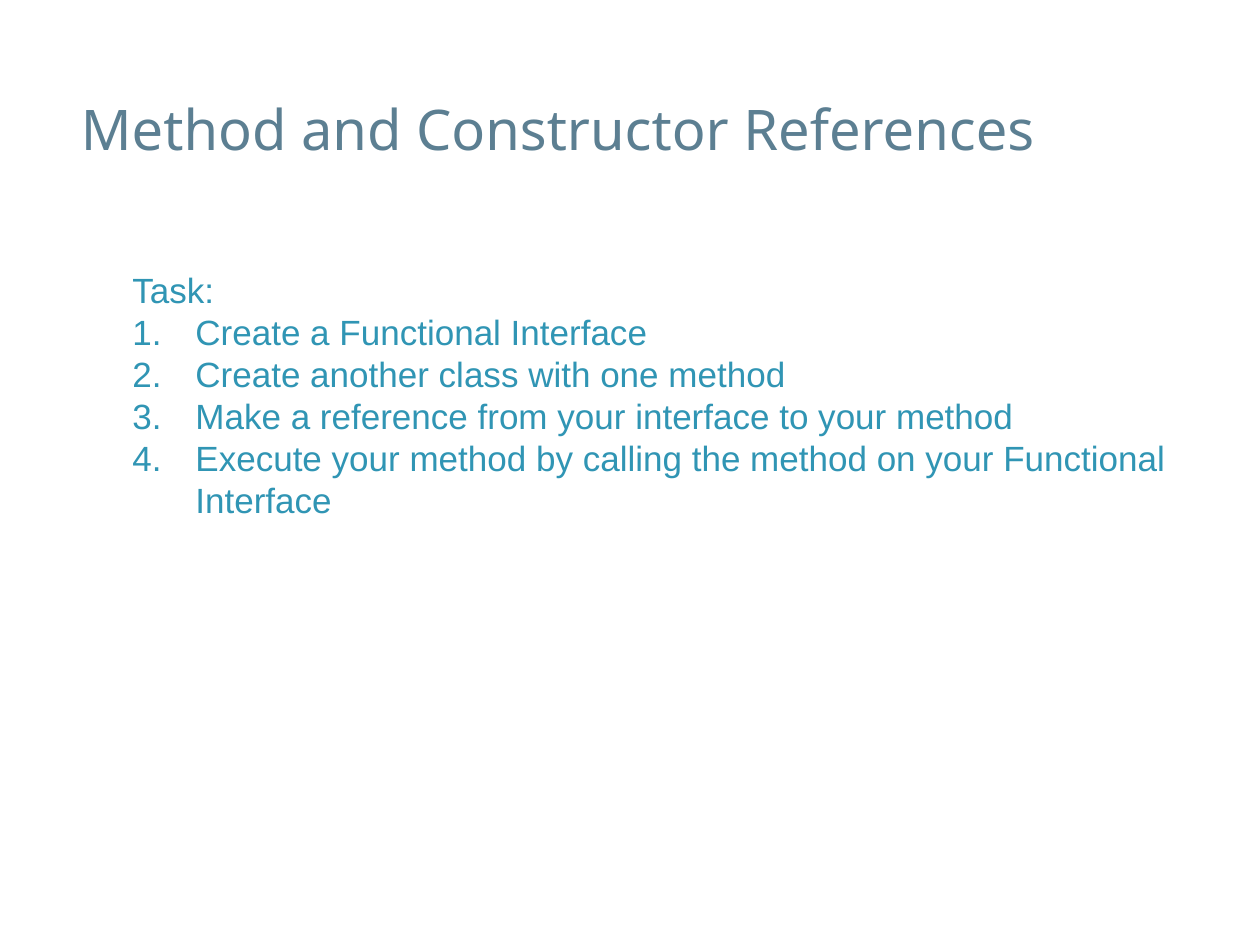
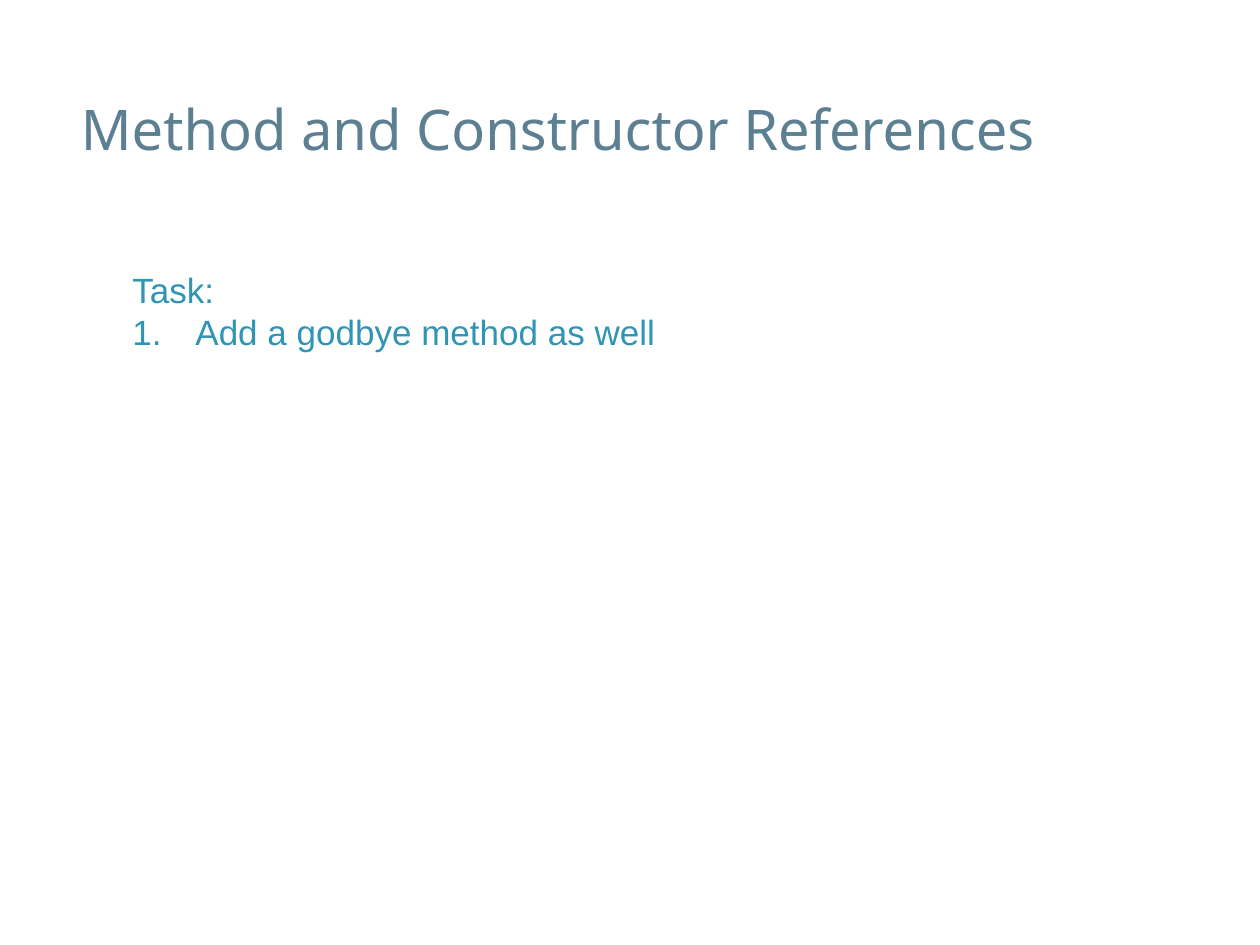
Before and after one commit to speedyswedy/Lambda, a slide deck: slide 2 of slides/Java 8 - Method and Constructor References.pptx. Drawn at 1260x945 pixels with LibreOffice and Linux fonts; fonts in the diff are those of the drawing; background and template pictures are left out. Boxes give left, top, right and bottom in pixels: in the first picture for what was removed or moved away, otherwise in the second. Text is boxed around its words. In the diff, an @@ line names an element or a change of style, - is before the commit and + after.

Commit message:
some changes regarding reference methods

```diff
--- a/slides/Java 8 - Method and Constructor References.pptx
+++ b/slides/Java 8 - Method and Constructor References.pptx
@@ text at (x1=195, y1=319, x2=655, y2=352): text changed @@
-1. Create a Functional Interface
-2. Create another class with one method
-3. Make a reference from your interface to your method
-4. Execute your method by calling the method on your Functional Interface
+1. Add a godbye method as well
```
Also in this commit, not shown: 3 other files.
